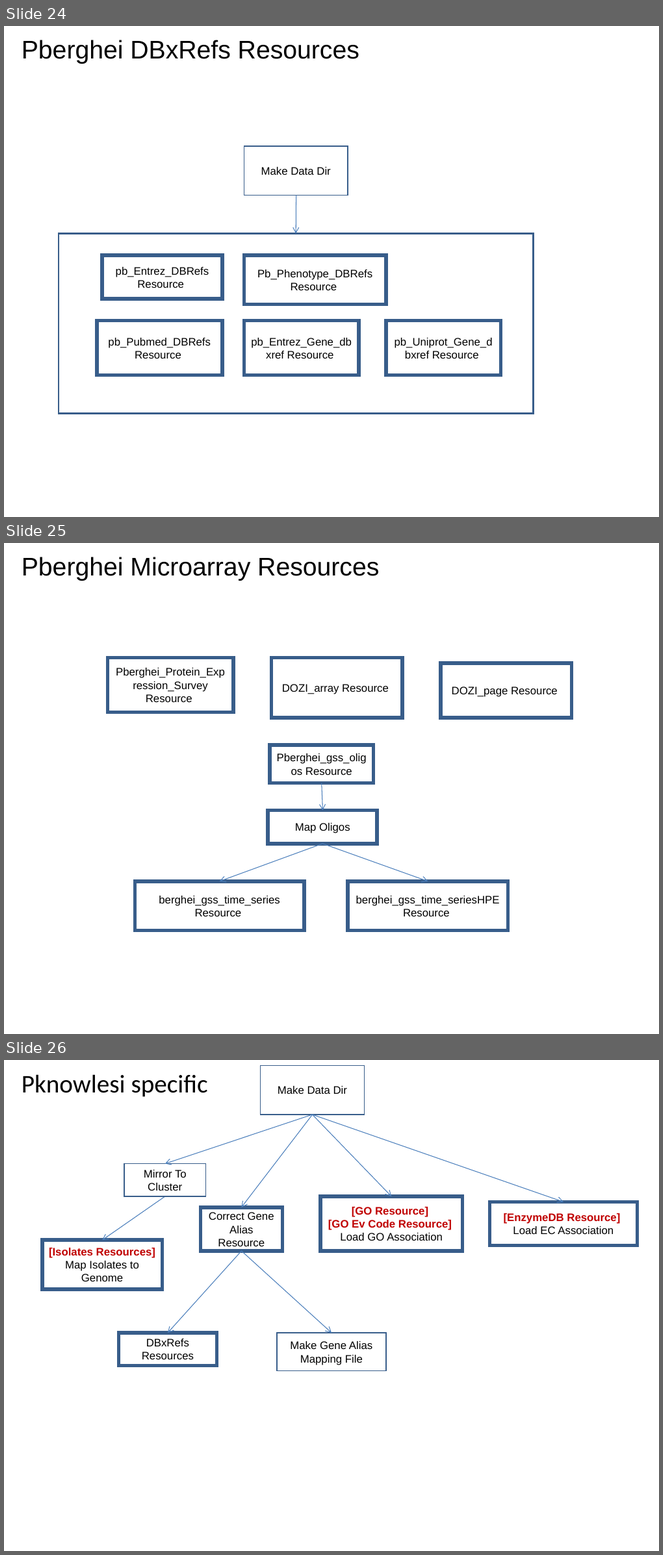
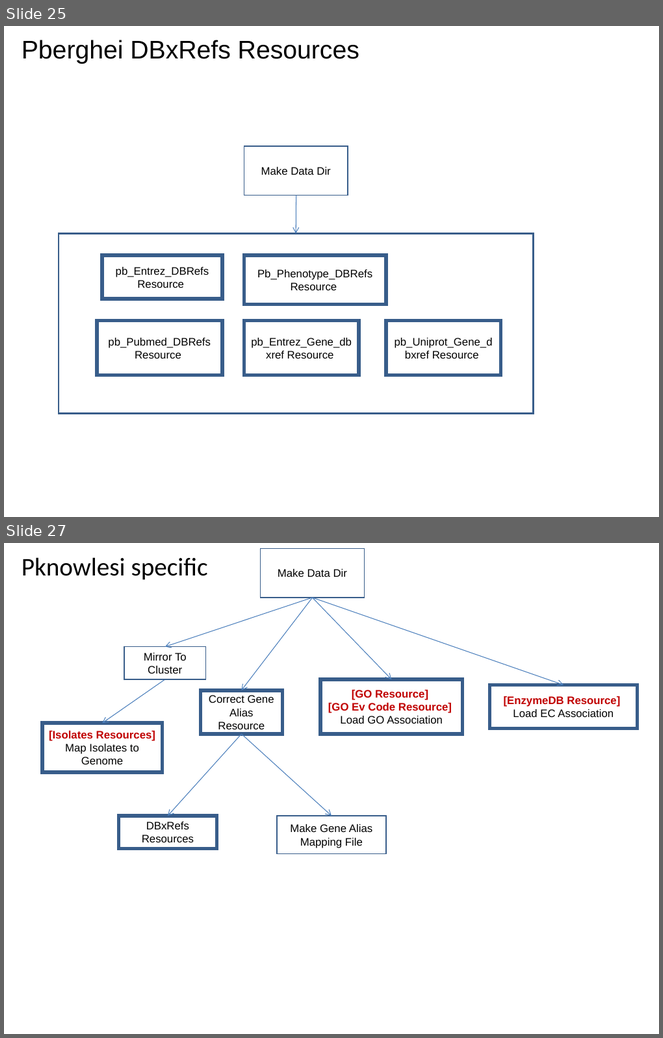
Before and after one commit to VEuPathDB/ApiCommonWorkflow, a slide deck: Main/doc/IntegratedWorkflow.ppt. Shown one above the other, each under a label of ours: slides 24, 25 and 26 before the commit, slides 25 and 27 after it; the slides between them are not shown. The pictures are 663x1555 and 663x1038 pixels, drawn with LibreOffice and Linux fonts; fonts in the diff are those of the drawing. Boxes give left, top, right and bottom in pixels: in the first picture for what was removed or moved away, otherwise in the second. Text is boxed around its words. In the diff, an @@ line names an element or a change of style, - is before the commit and + after.

Commit message:
edit chip resources

```diff
--- a/Main/doc/IntegratedWorkflow.ppt
+++ b/Main/doc/IntegratedWorkflow.ppt
@@ slide 25 removed at box(4, 543, 659, 1034), background #FFFFFF @@
@@ title removed at box(22, 557, 379, 581) @@
-Pberghei Microarray Resources
@@ rectangle removed at box(107, 657, 233, 712) @@
-Pberghei_Protein_Expression_Survey Resource
@@ rectangle removed at box(271, 657, 402, 718) @@
-DOZI_array Resource
@@ rectangle removed at box(441, 663, 572, 717) @@
-DOZI_page Resource
@@ rectangle removed at box(270, 745, 374, 783) @@
-Pberghei_gss_oligos Resource
@@ arrow removed from (322, 783) to (323, 810) @@
@@ rectangle removed at box(268, 810, 378, 844) @@
-Map Oligos
@@ arrow removed from (322, 844) to (220, 882) @@
@@ arrow removed from (322, 844) to (428, 882) @@
@@ rectangle removed at box(135, 882, 304, 931) @@
-berghei_gss_time_series Resource
@@ rectangle removed at box(348, 882, 508, 931) @@
-berghei_gss_time_seriesHPE Resource
@@ what was slide 24 is now slide 25 @@
@@ what was slide 26 is now slide 27 @@
```
Also in this commit, not shown: 1 slide changed, 4 slides added, 2 other slides removed.
